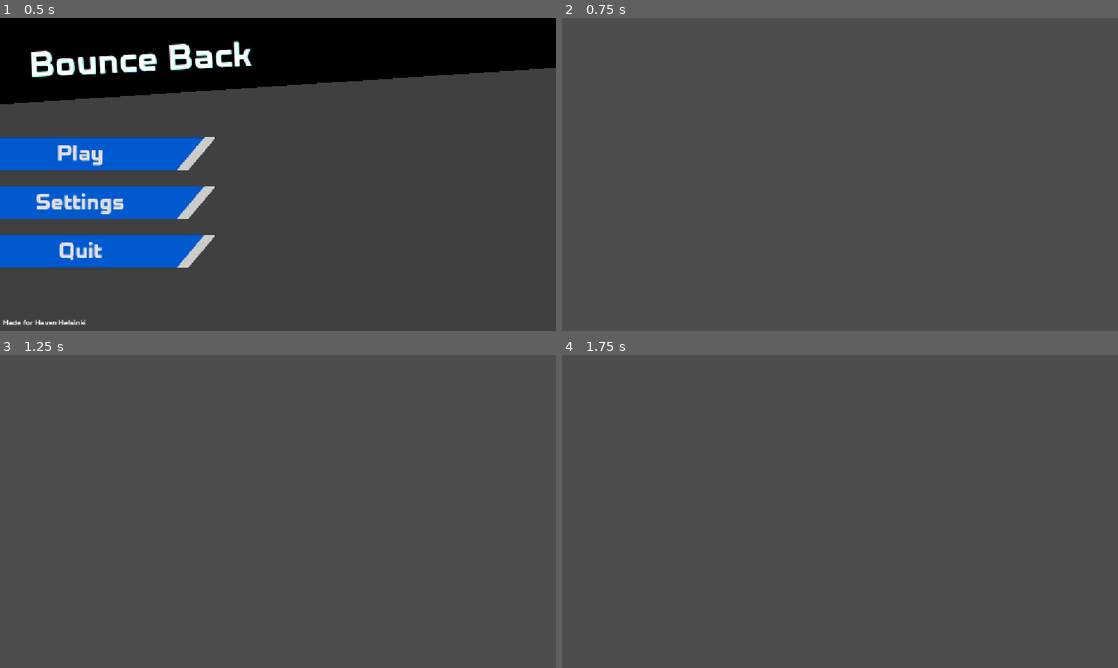
Above: before the commit, frames 1-4 (two rows, left to right).
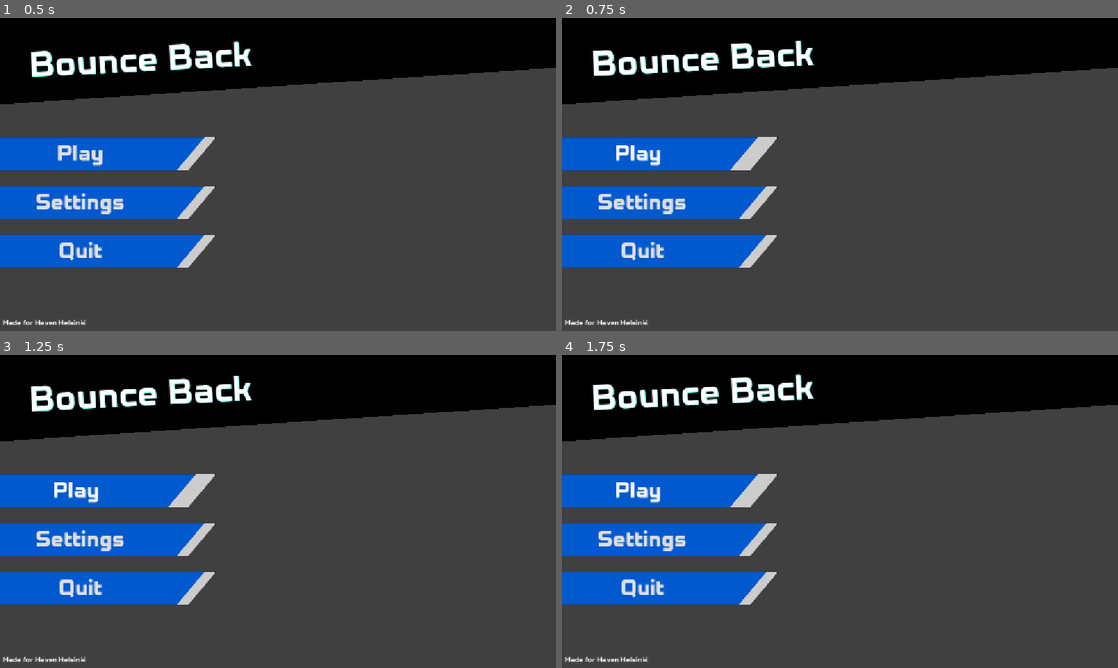
Above: after the commit, the same moments.

Repository: neilavesterinen/Haven-Bounce-Back-Shooter
Game: Godot game, scene res://Scenes/mainmenu/mainmenu.tscn
The game is run twice, just before and just after one commit, with the same random seed, the same clock (stepped at 60 frames per second) and the same inputs. Sound files missing from this copy of the repository are replaced by a short silence.
Inputs (mouse positions are in pixels of both pictures, inside the frame that each line leads up to):
- Up to frame 1 (0.5 s): no input
- Up to frame 2 (0.75 s): click "Play" at 0.5 s
- Up to frame 3 (1.25 s): no input
- Up to frame 4 (1.75 s): click (645, 489) at 1.25 s, where only the run after the commit has a clickable "Play"

Frame 1 is identical in both runs. In frame 2, 33% of the frame differs, in the area x 0-100%, y 0-98%; in frame 3, 33%; in frame 4, 33%.

Commit message:
Add wave node spawner

Diff:
--- /dev/null
+++ b/Scenes/map/wave_spawner/node_and_amount.gd
@@ -0,0 +1,14 @@
+class_name NodeAndAmount
+extends Resource
+
+@export var node: PackedScene
+@export var amount: int = 1
+
+
+func duplicate_with_count() -> Resource:
+	var node_and_count := NodeAndAmount.new()
+
+	node_and_count.node = node
+	node_and_count.amount = amount
+
+	return node_and_count
--- /dev/null
+++ b/Scenes/map/wave_spawner/wave.gd
@@ -0,0 +1,16 @@
+class_name Wave
+extends Resource
+
+@export var nodes_and_amounts: Array[NodeAndAmount]
+
+@export var spawn_delay_range: Vector2 = Vector2.ONE
+@export var spawn_group_size_range: Vector2i = Vector2i.ONE
+
+
+func duplicate_nodes_and_amounts() -> Array[NodeAndAmount]:
+	var nodes_and_amounts_duplicate: Array[NodeAndAmount]
+
+	for node_and_amount in nodes_and_amounts:
+		nodes_and_amounts_duplicate.append(node_and_amount.duplicate_with_count())
+
+	return nodes_and_amounts_duplicate
--- /dev/null
+++ b/Scenes/map/wave_spawner/wave_node_free_tracker.gd
@@ -0,0 +1,13 @@
+class_name WaveNodeFreeTracker
+extends Node
+
+var owner_wave_spawner: WaveSpawner
+var test: int
+
+
+func _ready() -> void:
+	tree_exited.connect(_on_tree_exited)
+
+
+func _on_tree_exited() -> void:
+	owner_wave_spawner.spawned_node_freed()
--- /dev/null
+++ b/Scenes/map/wave_spawner/wave_spawner.gd
@@ -0,0 +1,114 @@
+@tool
+class_name WaveSpawner
+extends Node2D
+
+@export var waves: Array[Wave]
+
+@export var spawn_pos_clearance_check_shape: Shape2D
+@export var spawn_area: Rect2:
+	set(value):
+		spawn_area = value
+		queue_redraw()
+
+@export var spawned_node_parent: Node2D
+
+var nodes_left_to_spawn: Array[NodeAndAmount]
+var nodes_left_alive: int
+
+var wave_number: int
+# For some reasons unknown, having this as 0 and immediately spwaning nodes breaks the freeing tracking
+var spawn_cooldown: float = 1.0
+
+var _clearance_check_query: PhysicsShapeQueryParameters2D
+
+
+func _ready() -> void:
+	if Engine.is_editor_hint():
+		return
+
+	_clearance_check_query = PhysicsShapeQueryParameters2D.new()
+	_clearance_check_query.shape = spawn_pos_clearance_check_shape
+
+	wave_number = -1
+	new_wave()
+
+
+func _physics_process(delta: float) -> void:
+	if Engine.is_editor_hint():
+		return
+
+	if nodes_left_to_spawn.is_empty():
+		if (
+			nodes_left_alive != 0 or waves.size() == 0
+			or waves[wave_number].nodes_and_amounts.size() == 0
+		):
+			return
+
+		new_wave()
+
+	spawn_cooldown -= delta
+	if spawn_cooldown > 0:
+		return
+
+	var wave := waves[wave_number]
+	spawn_from_wave(wave)
+
+	spawn_cooldown = randf_range(wave.spawn_delay_range.x, wave.spawn_delay_range.y)
+
+
+func _draw() -> void:
+	if not Engine.is_editor_hint():
+		return
+
+	draw_rect(spawn_area, Color.RED, false)
+
+
+func spawn_from_wave(wave: Wave) -> void:
+	var amount := randi_range(wave.spawn_group_size_range.x, wave.spawn_group_size_range.y)
+
+	for i in amount:
+		var node_i_to_spawn := randi_range(0, nodes_left_to_spawn.size() - 1)
+
+		var spawned_node: Node2D = nodes_left_to_spawn[node_i_to_spawn].node.instantiate()
+		spawned_node_parent.add_child(spawned_node)
+
+		var free_tracker := WaveNodeFreeTracker.new()
+		free_tracker.owner_wave_spawner = self
+		spawned_node.add_child(free_tracker)
+
+		var spawn_pos := find_valid_spawn_pos()
+		spawned_node.global_position = spawn_pos
+		nodes_left_alive += 1
+
+		nodes_left_to_spawn[node_i_to_spawn].amount -= 1
+		if nodes_left_to_spawn[node_i_to_spawn].amount == 0:
+			nodes_left_to_spawn.remove_at(node_i_to_spawn)
+
+		if nodes_left_to_spawn.is_empty():
+			return
+
+
+func new_wave() -> void:
+	if wave_number + 1 < waves.size():
+		wave_number += 1
+
+	nodes_left_to_spawn = waves[wave_number].duplicate_nodes_and_amounts()
+
+
+func find_valid_spawn_pos() -> Vector2:
+	for _i in 100:
+		var candidate_pos := Vector2(
+			randf_range(0, spawn_area.size.x + spawn_area.position.x),
+			randf_range(0, spawn_area.size.y + spawn_area.position.y),
+		)
+
+		_clearance_check_query.transform = Transform2D(0, to_global(candidate_pos))
+
+		if get_world_2d().direct_space_state.intersect_shape(_clearance_check_query, 1).is_empty():
+			return candidate_pos
+
+	return Vector2.ZERO
+
+
+func spawned_node_freed() -> void:
+	nodes_left_alive -= 1
--- /dev/null
+++ b/Scenes/map/wave_spawner/wave_spawner_test.tscn
@@ -0,0 +1,52 @@
+[gd_scene format=3 uid="uid://lnbnkgq0vssg"]
+
+[ext_resource type="Script" uid="uid://d28bg3buhu30p" path="res://Scenes/map/wave_spawner/wave_spawner.gd" id="1_y7ajy"]
+[ext_resource type="Script" uid="uid://bqoc6g3unwrl1" path="res://Scenes/map/wave_spawner/wave.gd" id="2_gteyi"]
+[ext_resource type="Script" uid="uid://8t34r8tlnd6q" path="res://Scenes/map/wave_spawner/node_and_amount.gd" id="3_6rrgx"]
+[ext_resource type="PackedScene" uid="uid://m3158ygpm4cf" path="res://box.tscn" id="4_yi3ys"]
+[ext_resource type="PackedScene" uid="uid://be3vedgin3xcx" path="res://Scenes/map/spawnables/wall.tscn" id="5_rcgyr"]
+[ext_resource type="PackedScene" uid="uid://cpd1qvk3bc02x" path="res://Scenes/map/spawnables/tri.tscn" id="6_gteyi"]
+
+[sub_resource type="Resource" id="Resource_udaev"]
+script = ExtResource("3_6rrgx")
+node = ExtResource("4_yi3ys")
+amount = 3
+
+[sub_resource type="Resource" id="Resource_r027e"]
+script = ExtResource("2_gteyi")
+nodes_and_amounts = Array[ExtResource("3_6rrgx")]([SubResource("Resource_udaev")])
+spawn_delay_range = Vector2(1, 2.5)
+spawn_group_size_range = Vector2i(1, 2)
+
+[sub_resource type="Resource" id="Resource_jvw1n"]
+script = ExtResource("3_6rrgx")
+node = ExtResource("5_rcgyr")
+amount = 3
+metadata/_custom_type_script = "uid://8t34r8tlnd6q"
+
+[sub_resource type="Resource" id="Resource_y7ajy"]
+script = ExtResource("3_6rrgx")
+node = ExtResource("6_gteyi")
+metadata/_custom_type_script = "uid://8t34r8tlnd6q"
+
+[sub_resource type="Resource" id="Resource_w0dcn"]
+script = ExtResource("2_gteyi")
+nodes_and_amounts = Array[ExtResource("3_6rrgx")]([SubResource("Resource_jvw1n"), SubResource("Resource_y7ajy")])
+spawn_delay_range = Vector2(0.2, 0.5)
+
+[sub_resource type="CircleShape2D" id="CircleShape2D_jvw1n"]
+radius = 101.45
+
+[node name="WaveSpawnerTest" type="Node2D" unique_id=2020425769]
+
+[node name="Spawner" type="Node2D" parent="." unique_id=1799079258 node_paths=PackedStringArray("spawned_node_parent")]
+script = ExtResource("1_y7ajy")
+waves = Array[ExtResource("2_gteyi")]([SubResource("Resource_r027e"), SubResource("Resource_w0dcn")])
+spawn_pos_clearance_check_shape = SubResource("CircleShape2D_jvw1n")
+spawn_area = Rect2(-2500, -1250, 5000, 2500)
+spawned_node_parent = NodePath("../SpawnedNodesParent")
+
+[node name="SpawnedNodesParent" type="Node2D" parent="." unique_id=1505153097]
+
+[node name="Camera2D" type="Camera2D" parent="." unique_id=188575312]
+zoom = Vector2(0.2, 0.2)
--- a/project.godot
+++ b/project.godot
@@ -19,6 +19,7 @@
 
 GameState="*uid://b8wivnhyoarqb"
 UpgradeManager="*uid://bc12lhcf1rxw0"
+LevelManager="*uid://bxrag2lqckbb5"
 
 [debug]
 
Not shown, added: Haven-Bounce-Back-Shooter-temp-chatgpt/gittydot/.gdignore
Not shown, added: Scenes/map/wave_spawner/node_and_amount.gd.uid
Not shown, added: Scenes/map/wave_spawner/wave.gd.uid
Not shown, added: Scenes/map/wave_spawner/wave_node_free_tracker.gd.uid
Not shown, added: Scenes/map/wave_spawner/wave_spawner.gd.uid
Not shown: 1 places in autoloads/upgrade_manager/upgrade_manager.tscn that only renumber resources
Not shown, changed: upgrade_shop/upgrade_purchase_button.gd.uid
